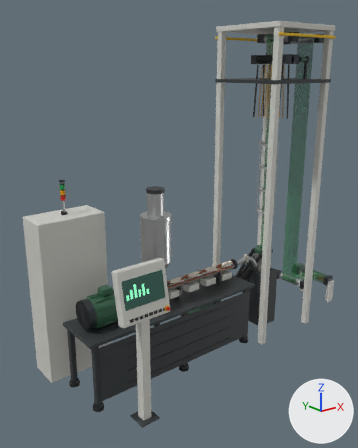
The glTF model assets/equipment/blownfilm-motion.glb as it was, and as the next commit left it.
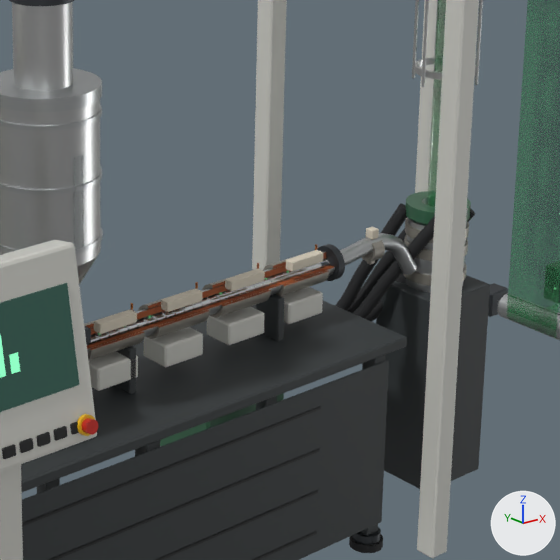
There are two pictures of each version: one whole from a camera (50 mm lens) standing at (-4.36, -4.28, 3.44) and looking at (-0.69, 0.3, 1.61), one close up on the part from 40% to 83% of the width and 43% to 77% of the height. The lights are fixed; the arrows at lower right show +X, +Y and +Z. The first two pictures are the older version. Where no turn or scale is listed for an object, it has been applied to the vertices. Vertices at exactly the same position are counted once.

Before the edit, the objects in view are built like this:
```python
ob_annulardie = bpy.data.objects.new('AnnularDie', me_annulardie)
ob_annulardie.location = (0.0, 0.0, 0.0)
ob_flattenedfilmweb034 = bpy.data.objects.new('FlattenedFilmWeb034', me_flattenedfilmweb034)
ob_flattenedfilmweb034.location = (0.0, 0.0, 0.0)
ob_operator_panel_stand = bpy.data.objects.new('Operator panel stand', me_operator_panel_stand)
ob_operator_panel_stand.location = (0.0, 0.0, 0.0)
# also in view: 'FlattenedFilmWeb033' at (1.15, 0.0, 1.37); 'FlattenedFilmWeb031' at (1.15, 0.0, 1.57); 'FlattenedFilmWeb040' at (1.15, 0.0, 0.67); 'FlattenedFilmWeb037' at (1.15, 0.0, 0.97); 'FlattenedFilmWeb042' at (1.15, 0.0, 0.47)
```
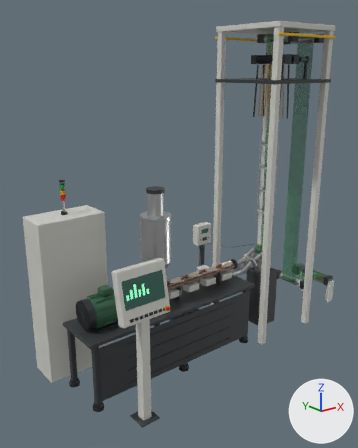
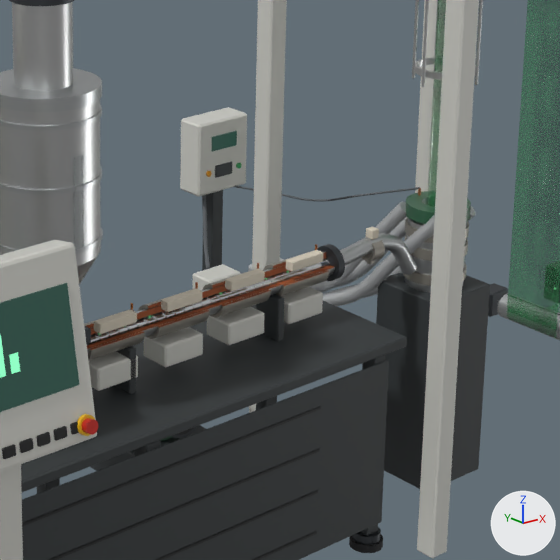
What differs and where, as boxes (x1, y1, x2, y2) in the close-ups (560 x 560 px):
'AnnularDie', reshaped (54% narrower): before (160, 191, 490, 489); after (340, 191, 490, 489)
'HotAirRing', added: after (90, 107, 476, 471)
part 1 of me_annulardie, deleted (mostly hidden): before (335, 204, 475, 322)
part 2 of me_annulardie, deleted (black): before (348, 228, 406, 313)
part 3 of me_annulardie, deleted (black): before (353, 216, 435, 319)
part 4 of me_annulardie, deleted: before (160, 393, 284, 446)

The change, as a diff of the scene's bpy script:
```diff
--- a/assets/equipment/blownfilm-motion.glb.py
+++ b/assets/equipment/blownfilm-motion.glb.py
@@ mat_insulation___aluminium_jacket @@
+mat_insulation___aluminium_jacket = principled_material('Insulation / aluminium jacket')
+mat_insulation___aluminium_jacket.base_color = (0.578, 0.597, 0.61)  # light grey #c8cbcd
+mat_insulation___aluminium_jacket.metallic = 0.6
+mat_insulation___aluminium_jacket.roughness = 0.45
@@ mat_cable___grey_jacket @@
+mat_cable___grey_jacket = principled_material('Cable / grey jacket')
+mat_cable___grey_jacket.base_color = (0.105, 0.114, 0.125)  # dark grey #5b5f63
+mat_cable___grey_jacket.roughness = 0.7
@@ me_annulardie @@
 # used by ob_annulardie; location = (0.0, 0.0, 0.0)
-me_annulardie.from_pydata(...)  # 2568 vertices, 5096 faces; spans x -0.25..0.7, y -0.15..0.725, z 0.0..1.102
+me_annulardie.from_pydata(...)  # 1546 vertices, 3068 faces; spans x 0.02..0.7, y -0.15..0.15, z 0.0..1.102
+# me_annulardie part 1: the loose piece of 498 vertices spanning x 0.08..0.657, y -0.107..0.47, z 0.428..1.09 is deleted
+# me_annulardie part 2: the loose piece of 250 vertices spanning x 0.083..0.656, y 0.061..0.471, z 0.429..1.089 is deleted
+# me_annulardie part 3: the loose piece of 250 vertices spanning x 0.079..0.489, y -0.106..0.467, z 0.429..1.089 is deleted
+# me_annulardie part 4: the loose piece of 24 vertices spanning x -0.25..0.15, y 0.375..0.725, z 0.075..0.525 is deleted
 me_annulardie.materials.append(mat_steel___machined)
@@ me_annulardie @@
 me_annulardie.materials.append(mat_paint___forest_green)
-me_annulardie.materials.append(mat_rubber___black_hose)  # black #1e1f21
@@ me_hotairring @@
+me_hotairring.from_pydata(...)  # 2870 vertices, 5576 faces; spans x -0.48..0.661, y -0.106..0.996, z 0.0..1.27
+me_hotairring.materials.append(mat_paint___forest_green)  # dark green #2e5e43
+me_hotairring.materials.append(mat_steel___blackened)  # dark grey #4a4e52
+me_hotairring.materials.append(mat_plastic___black)  # black #141516
+me_hotairring.materials.append(mat_paint___anthracite_base)  # dark grey #34393b
+me_hotairring.materials.append(mat_steel___machined)  # light grey #c3c6c7
+me_hotairring.materials.append(mat_paint___light_machine_grey)  # light grey #d3d3cc
+me_hotairring.materials.append(mat_brass___fittings)  # orange #c9a15b
+me_hotairring.materials.append(mat_steel___brushed_stainless)  # light grey #c9caca
+me_hotairring.materials.append(mat_label___safety_yellow)  # yellow #e8b612
+me_hotairring.materials.append(mat_insulation___aluminium_jacket)  # light grey #c8cbcd
+me_hotairring.materials.append(mat_copper___thermocouple)  # orange #c27a4a
+me_hotairring.materials.append(mat_display___hmi_glass)  # black #0f1d1a
+me_hotairring.materials.append(mat_lamp___amber)  # orange #e39b19
+me_hotairring.materials.append(mat_lamp___green)  # green #2e9e57
+me_hotairring.materials.append(mat_cable___grey_jacket)  # dark grey #5b5f63
@@ ob_hotairring @@
+ob_hotairring = bpy.data.objects.new('HotAirRing', me_hotairring)
+ob_hotairring.location = (0.0, 0.0, 0.0)
```
